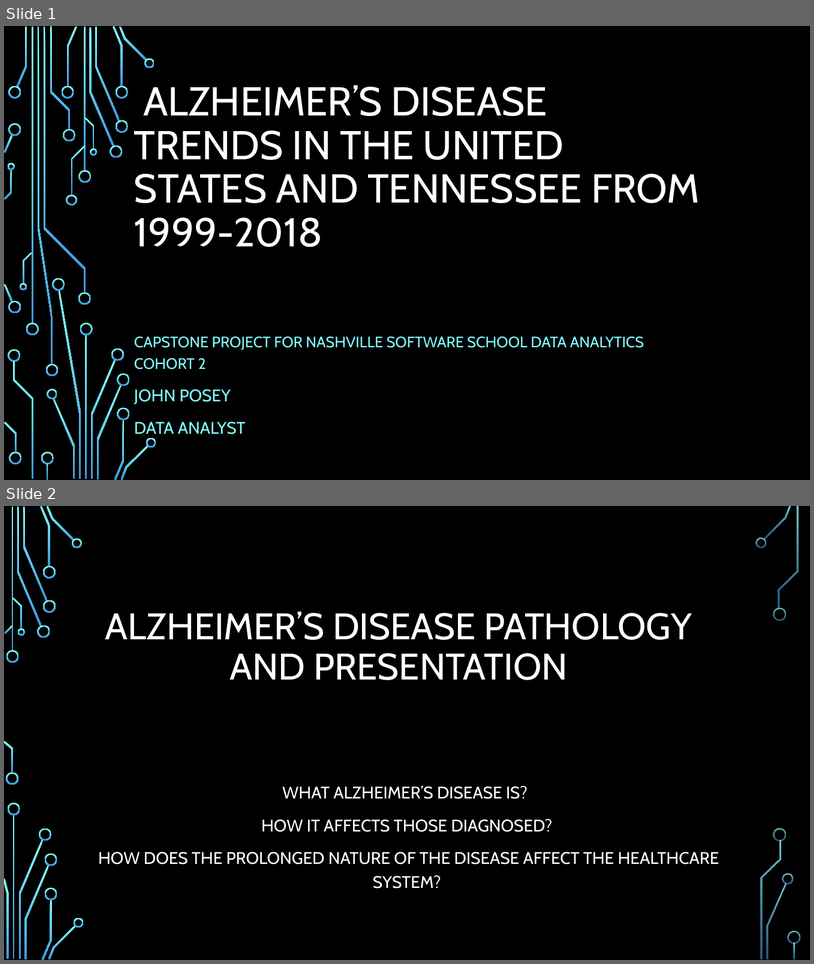
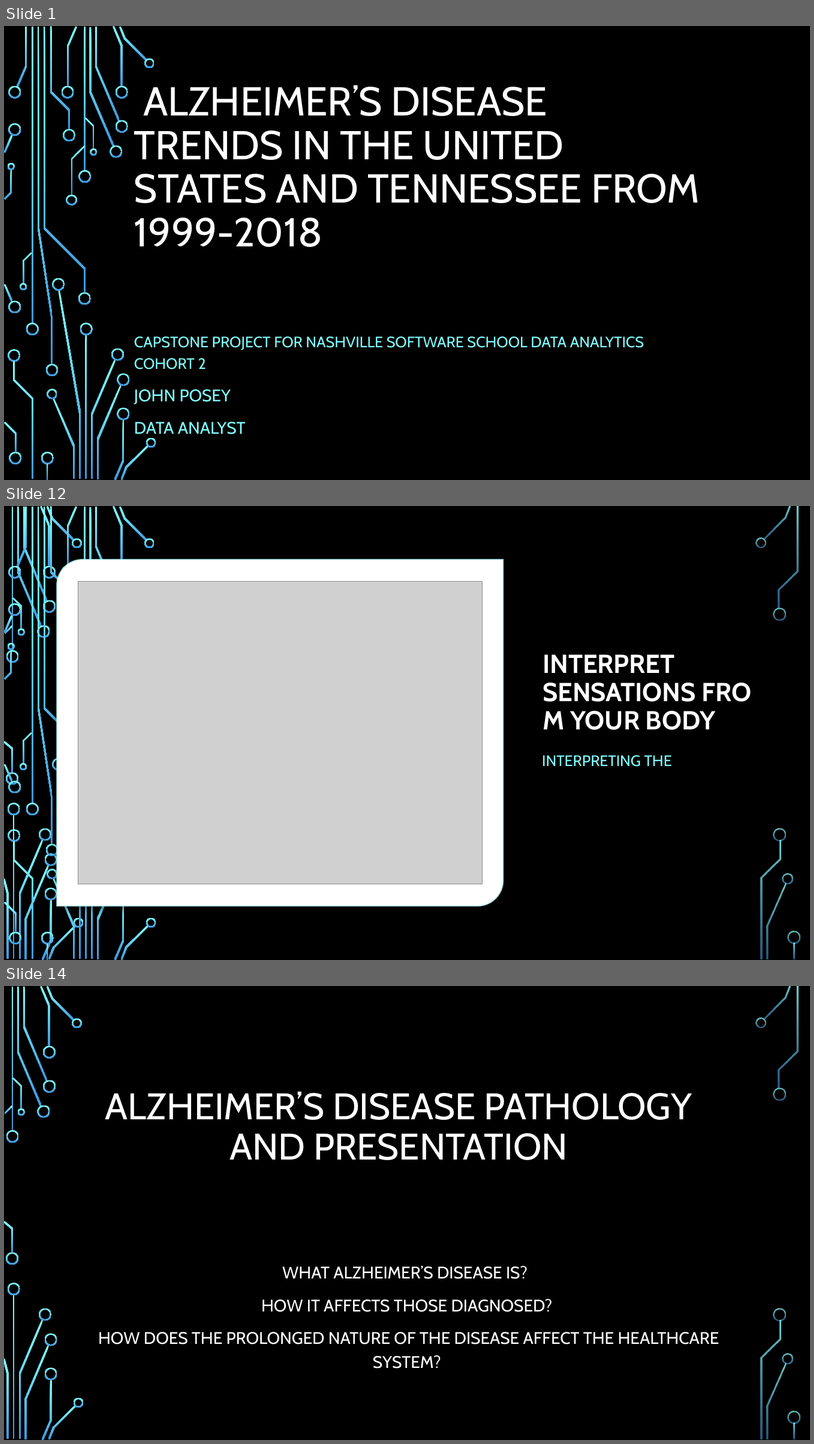
Before and after one commit to MrBardot/Trends-in-Alzheimers-Disease-Fatalities-in-the-United-States-and-Tennessee-from-1999-2018.-, a slide deck: Presentation/Alzheimer’s Disease Trends in the United States.pptx. Shown one above the other, each under a label of ours: slides 1 and 2 before the commit, slides 1, 12 and 14 after it; the slides between them are not shown. The pictures are 814x964 and 814x1444 pixels, drawn with LibreOffice and Linux fonts; fonts in the diff are those of the drawing; grey boxes stand for pictures; background and template pictures are left out. Boxes give left, top, right and bottom in pixels: in the first picture for what was removed or moved away, otherwise in the second. Text is boxed around its words. In the diff, an @@ line names an element or a change of style, - is before the commit and + after.

```diff
--- a/Presentation/Alzheimer’s Disease Trends in the United States.pptx
+++ b/Presentation/Alzheimer’s Disease Trends in the United States.pptx
@@ slide 12 added at <box>4,506,810,960</box>, background picture (left out); not listed: 36 template elements that a slide beside it also shows @@
@@ round diag rect added at <box>57,559,503,905</box>, fill #FFFFFF, outline #B4FFFF 1.5 pt @@
@@ picture added at <box>78,581,482,884</box> @@
@@ title added at <box>543,654,716,730</box>, 31 pt, text #FFFFFF, bold @@
+INTERPRET SENSATIONS FROM YOUR BODY
@@ text added at <box>542,755,672,766</box>, 18 pt, text #82FFFF @@
+  INTERPRETING THE
@@ group added at <box>4,506,156,960</box>: 43 freeform shapes, 4 rectangles @@
@@ what was slide 2 is now slide 14 @@
```
Also in this commit, not shown: 3 slides changed, 7 other slides added.
